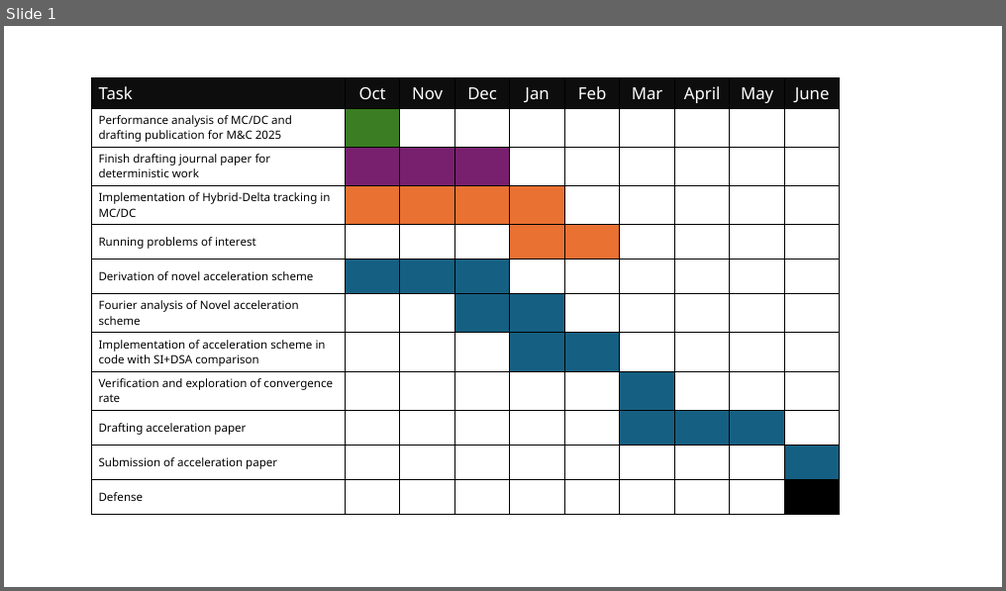
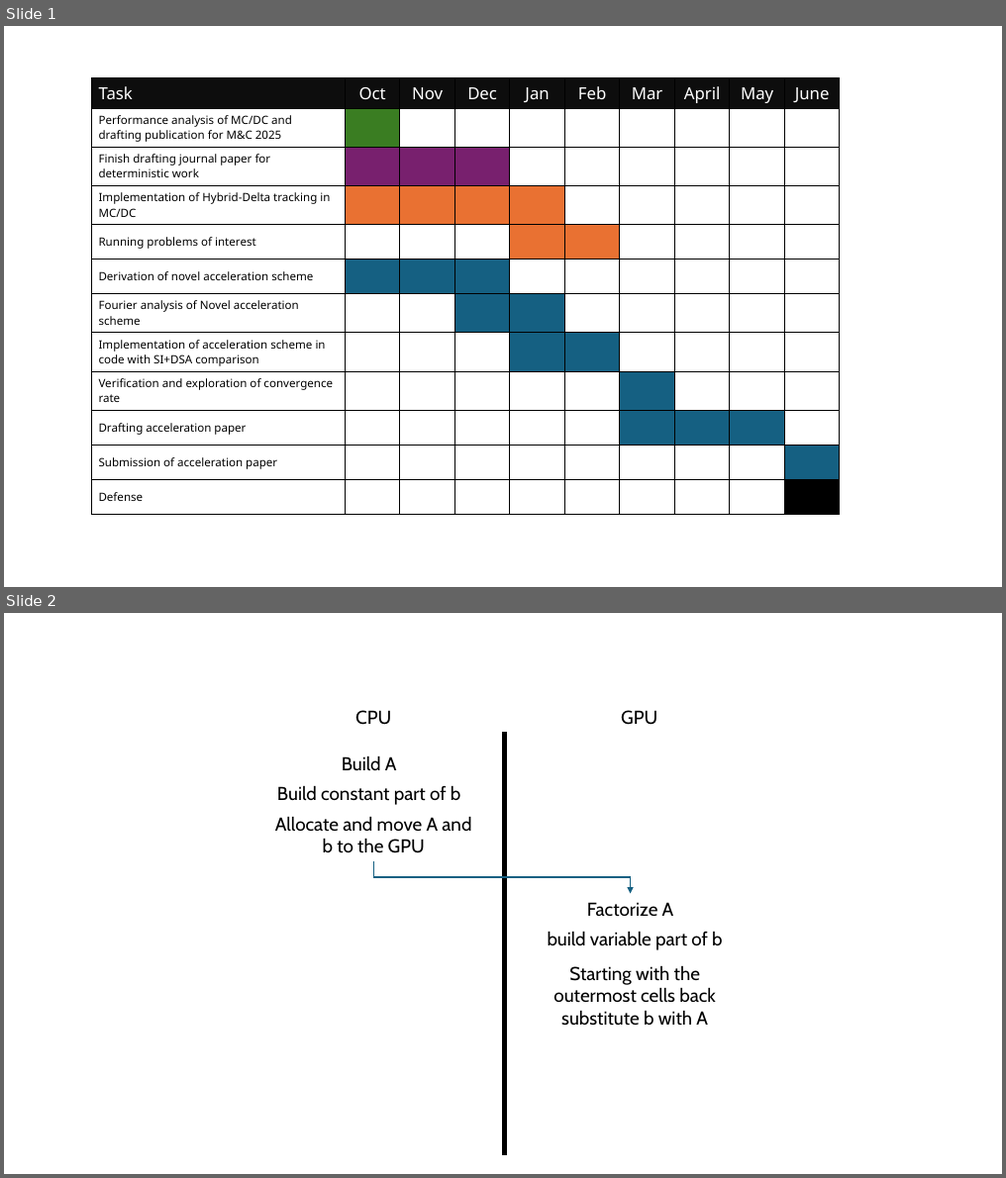
Before and after one commit to jpmorgan98/phd-proposal, a slide deck: figures/fig_gen.pptx. Shown one above the other, each under a label of ours: slide 1 before the commit, slides 1 and 2 after it. The pictures are 1006x591 and 1006x1178 pixels, drawn with LibreOffice and Linux fonts; fonts in the diff are those of the drawing. Boxes give left, top, right and bottom in pixels: in the first picture for what was removed or moved away, otherwise in the second. Text is boxed around its words. In the diff, an @@ line names an element or a change of style, - is before the commit and + after.

```diff
--- a/figures/fig_gen.pptx
+++ b/figures/fig_gen.pptx
@@ slide 2 added at (x1=4, y1=613, x2=1002, y2=1174), background #FFFFFF @@
@@ text added at (x1=355, y1=710, x2=391, y2=725), 18 pt, text #000000 @@
+CPU
@@ text added at (x1=621, y1=710, x2=657, y2=725), 18 pt, text #000000 @@
+GPU
@@ text added at (x1=342, y1=756, x2=397, y2=770), 18 pt, text #000000 @@
+Build A
@@ line added from (504, 732) to (504, 1156), #000000 4.5 pt @@
@@ text added at (x1=277, y1=785, x2=460, y2=805), 18 pt, text #000000 @@
+Build constant part of b
@@ text added at (x1=275, y1=816, x2=471, y2=854), 18 pt, text #000000 @@
+Allocate and move A and b to the GPU
@@ elbow arrow added from (374, 861) to (631, 894), #156082 1.5 pt @@
@@ text added at (x1=587, y1=902, x2=674, y2=917), 18 pt, text #000000 @@
+Factorize A
@@ text added at (x1=548, y1=931, x2=722, y2=951), 18 pt, text #000000 @@
+build variable part of b
@@ text added at (x1=553, y1=966, x2=716, y2=1026), 18 pt, text #000000 @@
+Starting with the outermost cells back substitute b with A
```
Also in this commit, not shown: 3 other files.
